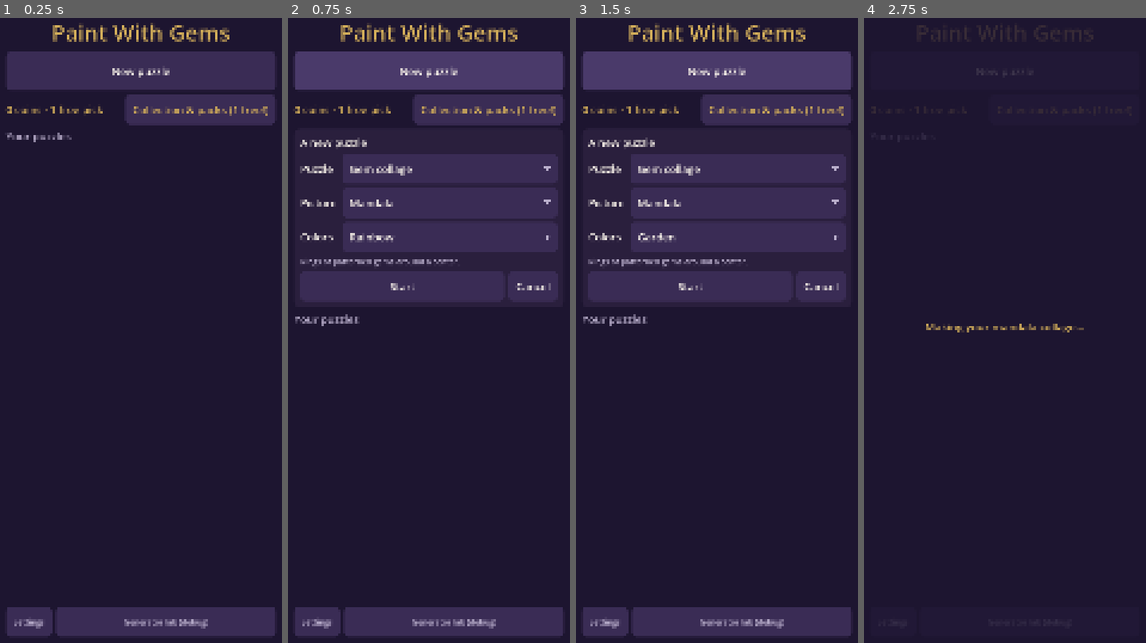
Above: before the commit, frames 1-4 (left to right).
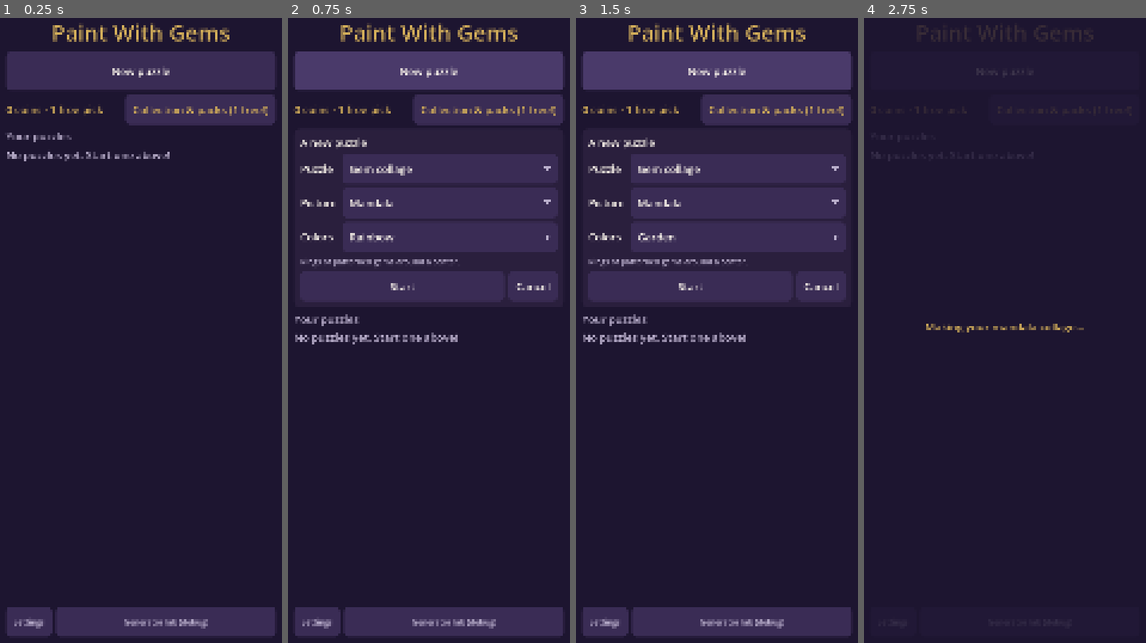
Above: after the commit, the same moments.

Repository: squishter/redesigned-octo-pancake
Game: Godot game, scene res://scenes/game/app.tscn
Two runs of this game, one before a commit and one after it. Both use one fixed random seed, a clock stepped at 60 frames per second and the inputs below.
Inputs:
- Up to frame 1 (0.25 s): no input
- Up to frame 2 (0.75 s): click "New puzzle" at 0.5 s
- Up to frame 3 (1.5 s): click "New puzzle" at 1.25 s
- Up to frame 4 (2.75 s): click "Start" at 2 s

The runs differ from the first frame. In frame 1, 0.3% of the frame differs, in the area x 2-61%, y 21-23%; in frame 2, 0.5%, in the area x 2-61%, y 50-53%; in frame 3, 0.5%; in frame 4, less than 0.1%.
Error before the commit: Parse Error: Function "chroma_layout()" not found in base self. (res://scenes/game/camera_capture.gd:275)

Commit message:
Restore CameraCapture.chroma_layout; build stops on scripts that don't compile
The previous commit deleted chroma_layout along with the debug readout, so the
camera panel failed to load, and Godot's export packed it anyway.
tools/check_scripts.gd loads every script and fails on any that doesn't
compile; tools/build_apk.sh runs it before exporting.

Co-Authored-By: Claude Opus 5.5 <noreply@anthropic.com>
Claude-Session: https://claude.ai/code/session_012LQ98oeQZPmrpQ8vFC493i

Diff:
--- a/scenes/game/camera_capture.gd
+++ b/scenes/game/camera_capture.gd
@@ -274,6 +274,14 @@
 		return
 	_chroma = chroma_layout(c)
 	_material.set_shader_parameter("chroma_interleaved", _chroma == "interleaved")
+
+
+## How a CbCr plane's bytes are laid out: "pairs" (two channels per pixel,
+## Cb then Cr, as Godot's Android camera builds it) or "interleaved" (one
+## channel, Cb and Cr side by side, so twice as wide).
+static func chroma_layout(chroma: Image) -> String:
+	var per_pixel := chroma.get_data().size() / maxi(1, chroma.get_width() * chroma.get_height())
+	return "interleaved" if per_pixel == 1 else "pairs"
 
 
 ## A CbCr plane as RG8 (R: Cb, G: Cr), whichever layout it came in.
--- /dev/null
+++ b/tools/check_scripts.gd
@@ -0,0 +1,40 @@
+extends SceneTree
+## Loads every script in the project and exits with code 1 if any fails to
+## compile. tools/build_apk.sh runs it before exporting, since Godot's export
+## packs a broken script without complaint.
+##
+##   godot --headless --path . -s res://tools/check_scripts.gd
+
+const DIRS := ["res://game", "res://gen", "res://render", "res://scenes", "res://tests", "res://tools"]
+
+
+func _initialize() -> void:
+	var broken := []
+	var count := 0
+	for dir: String in DIRS:
+		for path: String in _scripts(dir):
+			if path == get_script().resource_path:
+				continue  # reloading the running script breaks it
+			count += 1
+			var script := ResourceLoader.load(path, "", ResourceLoader.CACHE_MODE_IGNORE) as Script
+			if script == null or not script.can_instantiate():
+				broken.append(path)
+	if broken.is_empty():
+		print("%d scripts compile." % count)
+		quit(0)
+	else:
+		printerr("Scripts that don't compile:\n  " + "\n  ".join(PackedStringArray(broken)))
+		quit(1)
+
+
+static func _scripts(dir: String) -> Array:
+	var out := []
+	var da := DirAccess.open(dir)
+	if da == null:
+		return out
+	for f in da.get_files():
+		if f.ends_with(".gd"):
+			out.append(dir.path_join(f))
+	for d in da.get_directories():
+		out.append_array(_scripts(dir.path_join(d)))
+	return out
Not shown, changed: README.md
Not shown, changed: tools/build_apk.sh
